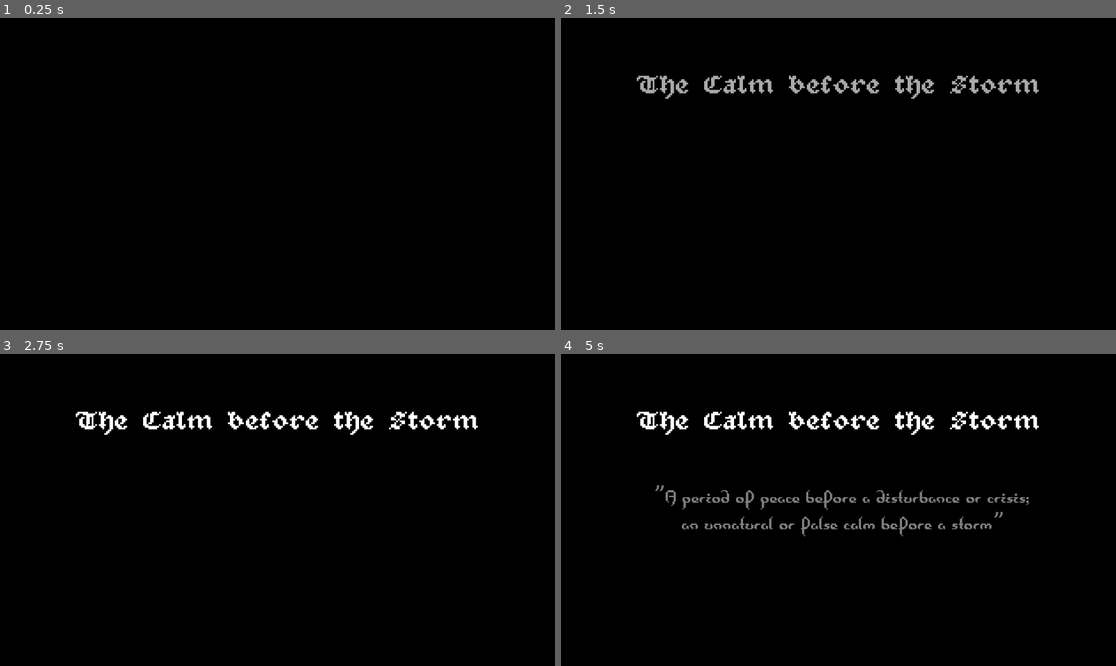
Above: before the commit, frames 1-4 (two rows, left to right).
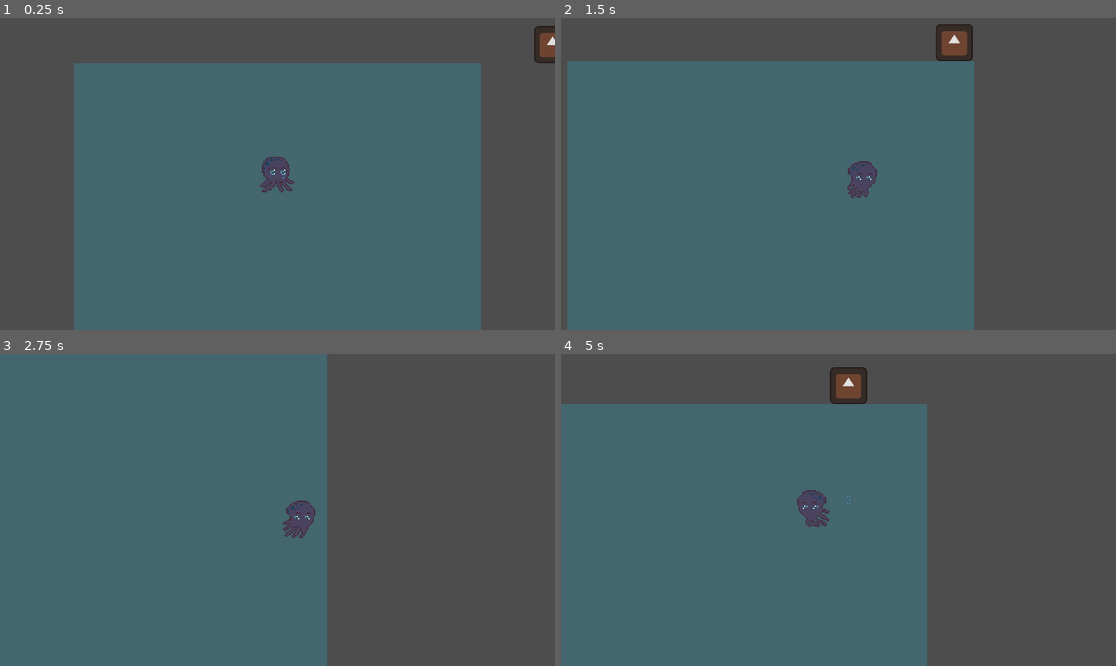
Above: after the commit, the same moments.

Repository: alfroids/tidal-storm
Game: Godot game, scene res://scenes/levels/main.tscn
Same seed, same stepped clock (60 frames per second), same inputs: the game is played once before the commit and once after it. Before the commit the project starts from res://scenes/levels/intro.tscn. The engine's default icon, where the game draws it, is replaced by a stand-in: a white triangle on a blue panel in a dark square.
Inputs:
- Up to frame 1 (0.25 s): no input
- Up to frame 2 (1.5 s): hold D (move_right) 0.53-1.28 s; hold S (move_down) from 1.28 s (still down)
- Up to frame 3 (2.75 s): release S (move_down) at 2.03 s; hold D (move_right) from 2.03 s (still down)
- Up to frame 4 (5 s): release D (move_right) at 2.78 s; hold W (move_up) 2.78-3.53 s; hold A (move_left) from 3.53 s (still down)

The runs differ from the first frame. In frame 1, 100% of the frame differs, in the area x 0-100%, y 0-100%; in frame 2, 100%; in frame 3, 100%; in frame 4, 100%.

Commit message:
Rename Fish to Octopus

Diff:
--- a/project.godot
+++ b/project.godot
@@ -11,7 +11,7 @@
 [application]
 
 config/name="The Fish and The Storm"
-run/main_scene="res://scenes/levels/intro.tscn"
+run/main_scene="res://scenes/levels/main.tscn"
 config/features=PackedStringArray("4.3", "Forward Plus")
 config/icon="res://assets/icon.svg"
 
@@ -68,3 +68,7 @@
 
 common/physics_jitter_fix=0.0
 common/physics_interpolation=true
+
+[rendering]
+
+textures/canvas_textures/default_texture_filter=0
--- a/scenes/hook/hook.tscn
+++ b/scenes/hook/hook.tscn
@@ -1,12 +1,7 @@
-[gd_scene load_steps=6 format=3 uid="uid://cf8a48cwri0kk"]
+[gd_scene load_steps=4 format=3 uid="uid://cf8a48cwri0kk"]
 
-[ext_resource type="Shader" uid="uid://clqjl3sufgdba" path="res://assets/shaders/recolor.tres" id="1_7cugh"]
 [ext_resource type="Script" path="res://scenes/hook/hook.gd" id="1_jsmvg"]
 [ext_resource type="Texture2D" uid="uid://s230xr3mb46k" path="res://assets/sprites/fish_hook_sprite.png" id="3_38ep4"]
-
-[sub_resource type="ShaderMaterial" id="ShaderMaterial_qvd01"]
-shader = ExtResource("1_7cugh")
-shader_parameter/NewColor = Color(0.839216, 0.227451, 0.396078, 1)
 
 [sub_resource type="CircleShape2D" id="CircleShape2D_eythh"]
 radius = 16.0
@@ -16,8 +11,6 @@
 script = ExtResource("1_jsmvg")
 
 [node name="Sprite2D" type="Sprite2D" parent="."]
-texture_filter = 1
-material = SubResource("ShaderMaterial_qvd01")
 texture = ExtResource("3_38ep4")
 
 [node name="CollisionShape2D" type="CollisionShape2D" parent="."]
--- a/scenes/levels/main.tscn
+++ b/scenes/levels/main.tscn
@@ -1,41 +1,19 @@
-[gd_scene load_steps=7 format=3 uid="uid://bu6f414k16ji4"]
+[gd_scene load_steps=5 format=3 uid="uid://bu6f414k16ji4"]
 
-[ext_resource type="Shader" uid="uid://clqjl3sufgdba" path="res://assets/shaders/recolor.tres" id="1_16qyo"]
-[ext_resource type="Texture2D" uid="uid://dc2g5hdov4cvd" path="res://assets/icon.svg" id="2_k0hvx"]
-[ext_resource type="PackedScene" uid="uid://bb21uipacresu" path="res://scenes/fish/fish.tscn" id="3_eg6kt"]
+[ext_resource type="PackedScene" uid="uid://bb21uipacresu" path="res://scenes/octopus/octopus.tscn" id="3_eg6kt"]
 [ext_resource type="PackedScene" uid="uid://ye3rq14ioe58" path="res://scenes/boat-manager/boat-manager.tscn" id="5_gj485"]
-
-[sub_resource type="ShaderMaterial" id="ShaderMaterial_e5g6v"]
-shader = ExtResource("1_16qyo")
-shader_parameter/NewColor = Color(0.137255, 0.854902, 0.894118, 0.478431)
 
 [sub_resource type="WorldBoundaryShape2D" id="WorldBoundaryShape2D_hixgo"]
 normal = Vector2(0, 1)
 
+[sub_resource type="ShaderMaterial" id="ShaderMaterial_idc05"]
+
 [node name="Main" type="Node2D"]
 
-[node name="Background" type="CanvasLayer" parent="."]
-follow_viewport_enabled = true
-
-[node name="Sprite2D" type="Sprite2D" parent="Background"]
-texture_repeat = 2
-material = SubResource("ShaderMaterial_e5g6v")
-position = Vector2(0, 960)
-texture = ExtResource("2_k0hvx")
-region_enabled = true
-region_rect = Rect2(0, 0, 5120, 1920)
-
-[node name="SurfaceLayer" type="StaticBody2D" parent="."]
-collision_layer = 4
-collision_mask = 0
-
-[node name="CollisionShape2D" type="CollisionShape2D" parent="SurfaceLayer"]
-shape = SubResource("WorldBoundaryShape2D_hixgo")
-
-[node name="Fish" parent="." instance=ExtResource("3_eg6kt")]
+[node name="Octopus" parent="." instance=ExtResource("3_eg6kt")]
 position = Vector2(0, 384)
 
-[node name="Camera2D" type="Camera2D" parent="Fish"]
+[node name="Camera2D" type="Camera2D" parent="Octopus"]
 process_callback = 0
 position_smoothing_enabled = true
 position_smoothing_speed = 2.0
@@ -43,9 +21,21 @@
 [node name="BoatManager" parent="." instance=ExtResource("5_gj485")]
 
 [node name="SpawnLocation1" parent="BoatManager" index="0"]
-position = Vector2(-2944, 0)
+position = Vector2(-960, 0)
 
 [node name="SpawnLocation2" parent="BoatManager" index="1"]
-position = Vector2(2944, 0)
+position = Vector2(960, 0)
+
+[node name="WaterSurface" type="StaticBody2D" parent="."]
+collision_layer = 4
+collision_mask = 0
+
+[node name="CollisionShape2D" type="CollisionShape2D" parent="WaterSurface"]
+shape = SubResource("WorldBoundaryShape2D_hixgo")
+
+[node name="Water" type="Polygon2D" parent="."]
+material = SubResource("ShaderMaterial_idc05")
+color = Color(0.129412, 0.737255, 0.901961, 0.227451)
+polygon = PackedVector2Array(-704, 0, 704, 0, 704, 1344, -704, 1344)
 
 [editable path="BoatManager"]
--- a/scenes/fish/fish.gd
+++ b/scenes/octopus/octopus.gd
@@ -1,11 +1,11 @@
-class_name Fish
+class_name Octopus
 extends CharacterBody2D
-
-@export var _anim: AnimationPlayer
 
 @export_range(100.0, 2000.0, 50.0, "or_greater", "suffix:px/s") var MAX_SPEED: float = 400.0
 @export_range(100.0, 2000.0, 50.0, "or_greater", "suffix:px/s²") var ACCELARTION: float = 1600.0
 @export_range(100.0, 2000.0, 50.0, "or_greater", "suffix:px/s²") var DRAG: float = 400.0
+
+@onready var animation_player: AnimationPlayer = $AnimationPlayer as AnimationPlayer
 
 
 func _physics_process(delta: float) -> void:
@@ -24,13 +24,13 @@
 		velocity = velocity.limit_length(MAX_SPEED)
 
 	if velocity == Vector2.ZERO:
-		_anim.play("idle")
+		animation_player.play("idle")
 	else:
 		if move_x == 1:
-			_anim.play("swim")
+			animation_player.play("swim")
 			$Sprite2D.flip_h = false
 		elif move_x == -1:
-			_anim.play("swim")
+			animation_player.play("swim")
 			$Sprite2D.flip_h = true
 
 	move_and_slide()
--- a/scenes/fish/fish.tscn
+++ b/scenes/octopus/octopus.tscn
@@ -1,15 +1,25 @@
-[gd_scene load_steps=10 format=3 uid="uid://bb21uipacresu"]
+[gd_scene load_steps=8 format=3 uid="uid://bb21uipacresu"]
 
-[ext_resource type="Script" path="res://scenes/fish/fish.gd" id="1_qo50e"]
-[ext_resource type="Shader" uid="uid://clqjl3sufgdba" path="res://assets/shaders/recolor.tres" id="2_0kxy3"]
+[ext_resource type="Script" path="res://scenes/octopus/octopus.gd" id="1_qo50e"]
 [ext_resource type="Texture2D" uid="uid://b5xpej7262eyn" path="res://assets/sprites/octopus_sprite_sheet.png" id="3_jijj6"]
 
-[sub_resource type="ShaderMaterial" id="ShaderMaterial_wto4o"]
-shader = ExtResource("2_0kxy3")
-shader_parameter/NewColor = Color(0.486275, 0.145098, 0.666667, 1)
+[sub_resource type="CircleShape2D" id="CircleShape2D_w1ik8"]
+radius = 48.6621
 
-[sub_resource type="RectangleShape2D" id="RectangleShape2D_vvrfm"]
-size = Vector2(128, 128)
+[sub_resource type="Animation" id="Animation_80m3o"]
+length = 0.001
+tracks/0/type = "value"
+tracks/0/imported = false
+tracks/0/enabled = true
+tracks/0/path = NodePath("Sprite2D:frame")
+tracks/0/interp = 1
+tracks/0/loop_wrap = true
+tracks/0/keys = {
+"times": PackedFloat32Array(0),
+"transitions": PackedFloat32Array(1),
+"update": 1,
+"values": [8]
+}
 
 [sub_resource type="Animation" id="Animation_uq6eq"]
 resource_name = "idle"
@@ -26,21 +36,6 @@
 "transitions": PackedFloat32Array(1, 1, 1, 1),
 "update": 1,
 "values": [8, 9, 10, 11]
-}
-
-[sub_resource type="Animation" id="Animation_80m3o"]
-length = 0.001
-tracks/0/type = "value"
-tracks/0/imported = false
-tracks/0/enabled = true
-tracks/0/path = NodePath("Sprite2D:frame")
-tracks/0/interp = 1
-tracks/0/loop_wrap = true
-tracks/0/keys = {
-"times": PackedFloat32Array(0),
-"transitions": PackedFloat32Array(1),
-"update": 1,
-"values": [8]
 }
 
 [sub_resource type="Animation" id="Animation_8ntpu"]
@@ -67,15 +62,12 @@
 "swim": SubResource("Animation_8ntpu")
 }
 
-[node name="Fish" type="CharacterBody2D" node_paths=PackedStringArray("_anim")]
+[node name="Octopus" type="CharacterBody2D"]
 collision_mask = 4
 motion_mode = 1
 script = ExtResource("1_qo50e")
-_anim = NodePath("AnimationPlayer")
 
 [node name="Sprite2D" type="Sprite2D" parent="."]
-texture_filter = 1
-material = SubResource("ShaderMaterial_wto4o")
 position = Vector2(-1, 0)
 scale = Vector2(4, 4)
 texture = ExtResource("3_jijj6")
@@ -84,7 +76,7 @@
 frame = 8
 
 [node name="CollisionShape2D" type="CollisionShape2D" parent="."]
-shape = SubResource("RectangleShape2D_vvrfm")
+shape = SubResource("CircleShape2D_w1ik8")
 
 [node name="AnimationPlayer" type="AnimationPlayer" parent="."]
 libraries = {
